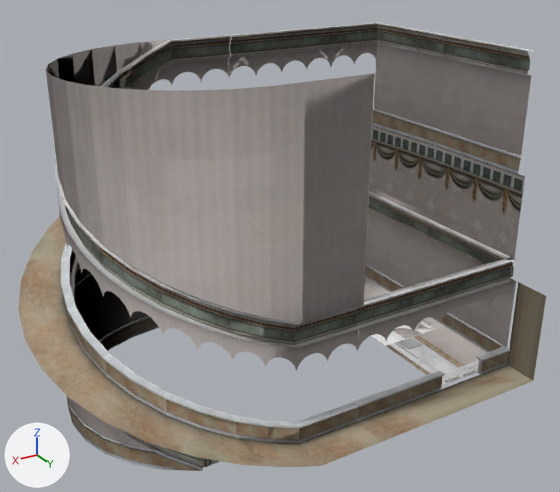
Renders of the OBJ model 3D Obj/Star.obj from each side of a commit.
The view is the same before and after, from a camera (50 mm lens) standing at (-17.8, 99.7, 20.7) and looking at (-35.5, 70.2, 6.0). Lighting does not change. The marker at lower left points along +X, +Y and +Z. Where no turn or scale is listed for an object, it has been applied to the vertices. Vertices at the same position are counted once.

The scene before the commit, as lines of its bpy script (objects in view):
```python
me_star = bpy.data.meshes.new('Star')
me_star.from_pydata(...)  # 1477 vertices, 2185 faces; spans x -44.8..-23.1, y 58.2..78.6, z 0.0..15.3
# faces by material slot: [128, 2057]
me_star.materials.append(mat_material__317)  # picture img_roof_tiles_corner_jpg
me_star.materials.append(mat_corridor)  # picture img_corridor_jpg
ob_star = bpy.data.objects.new('Star', me_star)
ob_star.location = (0.0, 0.0, 0.0)
```
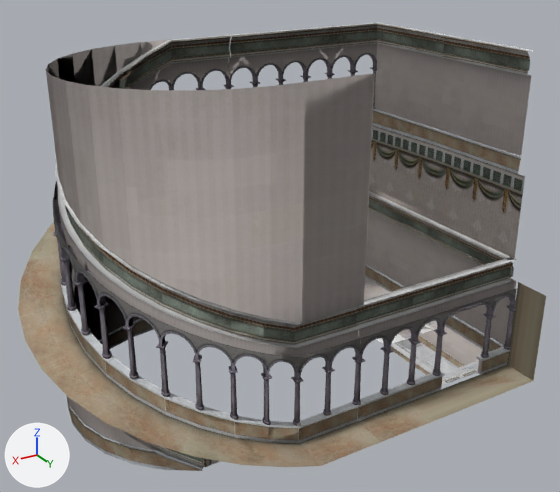
Location of each change, [x1, y1, x2, y2] in pixels of the pictures (560 x 492 px):
part 1 of me_star, added: after [413, 288, 517, 385]
part 2 of me_star, added: after [53, 53, 418, 426]

The change, as a diff of the scene's bpy script:
```diff
--- a/3D Obj/Star.obj.py
+++ b/3D Obj/Star.obj.py
@@ img_dark_jpg @@
+img_dark_jpg = load_image('Dark.jpg', 'Dark.jpg', 650, 650, 'sRGB')
@@ mat_treppenaufgang_textur @@
+mat_treppenaufgang_textur = principled_material('Treppenaufgang_textur')
+mat_treppenaufgang_textur.texture = img_dark_jpg
+mat_treppenaufgang_textur.roughness = 0.9
@@ me_star @@
 # used by ob_star; location = (0.0, 0.0, 0.0)
-me_star.from_pydata(...)  # 1477 vertices, 2185 faces; spans x -44.8..-23.1, y 58.2..78.6, z 0.0..15.3
+me_star.from_pydata(...)  # 6600 vertices, 12005 faces; spans x -44.8..-23.1, y 58.2..78.6, z 0.0..15.3
+# me_star part 1: a new loose piece of 587 vertices spanning x -44.8..-38.5, y 76.6..77.0, z 0.9..4.2, in mat_treppenaufgang_textur (picture img_dark_jpg)
+# me_star part 2: 4536 vertices added at x -44.8..-24.8, y 64.7..77.0, z 0.9..13.9
 me_star.materials.append(mat_material__317)
 me_star.materials.append(mat_corridor)
+me_star.materials.append(mat_treppenaufgang_textur)  # picture img_dark_jpg
```
